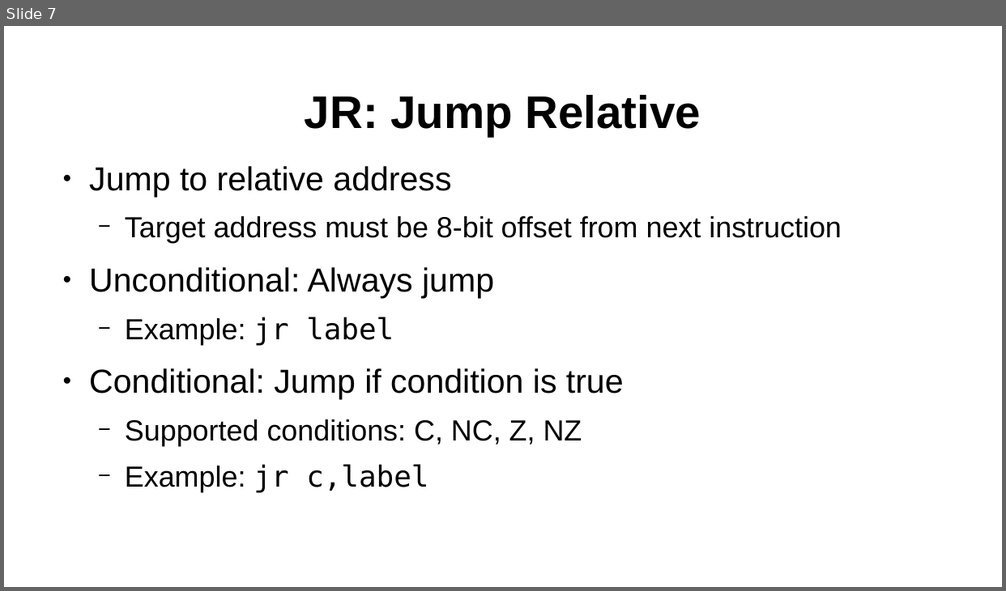
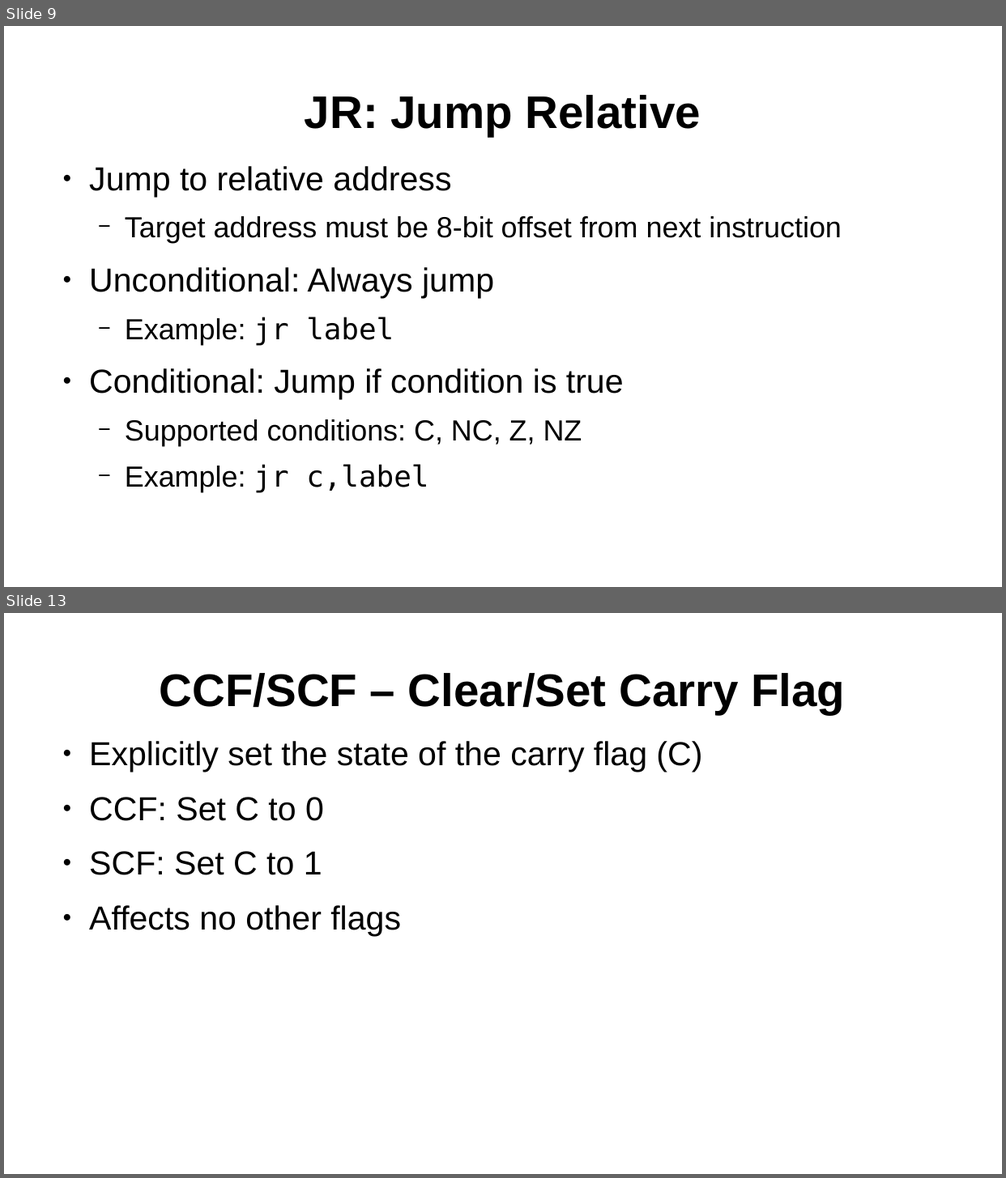
Before and after one commit to SlithyMatt/zxs-assembly-tutorial, a slide deck: Lesson4/Lesson4.odp. Shown one above the other, each under a label of ours: slide 7 before the commit, slides 9 and 13 after it; the slides between them are not shown. The pictures are 1006x591 and 1006x1178 pixels, drawn with LibreOffice and Linux fonts; fonts in the diff are those of the drawing. Boxes give left, top, right and bottom in pixels: in the first picture for what was removed or moved away, otherwise in the second. Text is boxed around its words. In the diff, an @@ line names an element or a change of style, - is before the commit and + after.

```diff
--- a/Lesson4/Lesson4.odp
+++ b/Lesson4/Lesson4.odp
@@ slide 13 added at (x1=4, y1=613, x2=1002, y2=1174), background #FFFFFF @@
@@ title added at (x1=160, y1=673, x2=845, y2=714), 44 pt, text #000000, bold @@
+CCF/SCF – Clear/Set Carry Flag
@@ text added at (x1=89, y1=741, x2=702, y2=936), 32 pt, text #000000 @@
+● Explicitly set the state of the carry flag (C)
+● CCF: Set C to 0
+● SCF: Set C to 1
+● Affects no other flags
@@ what was slide 7 is now slide 9 @@
```
Also in this commit, not shown: 1 slide changed, 5 other slides added, 12 slides removed, 2 other files.
